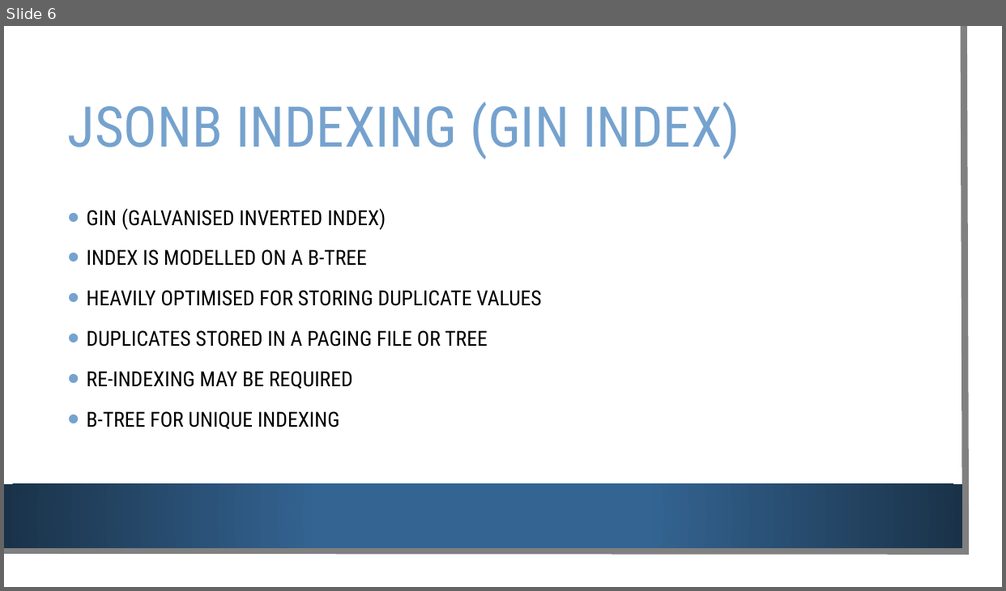
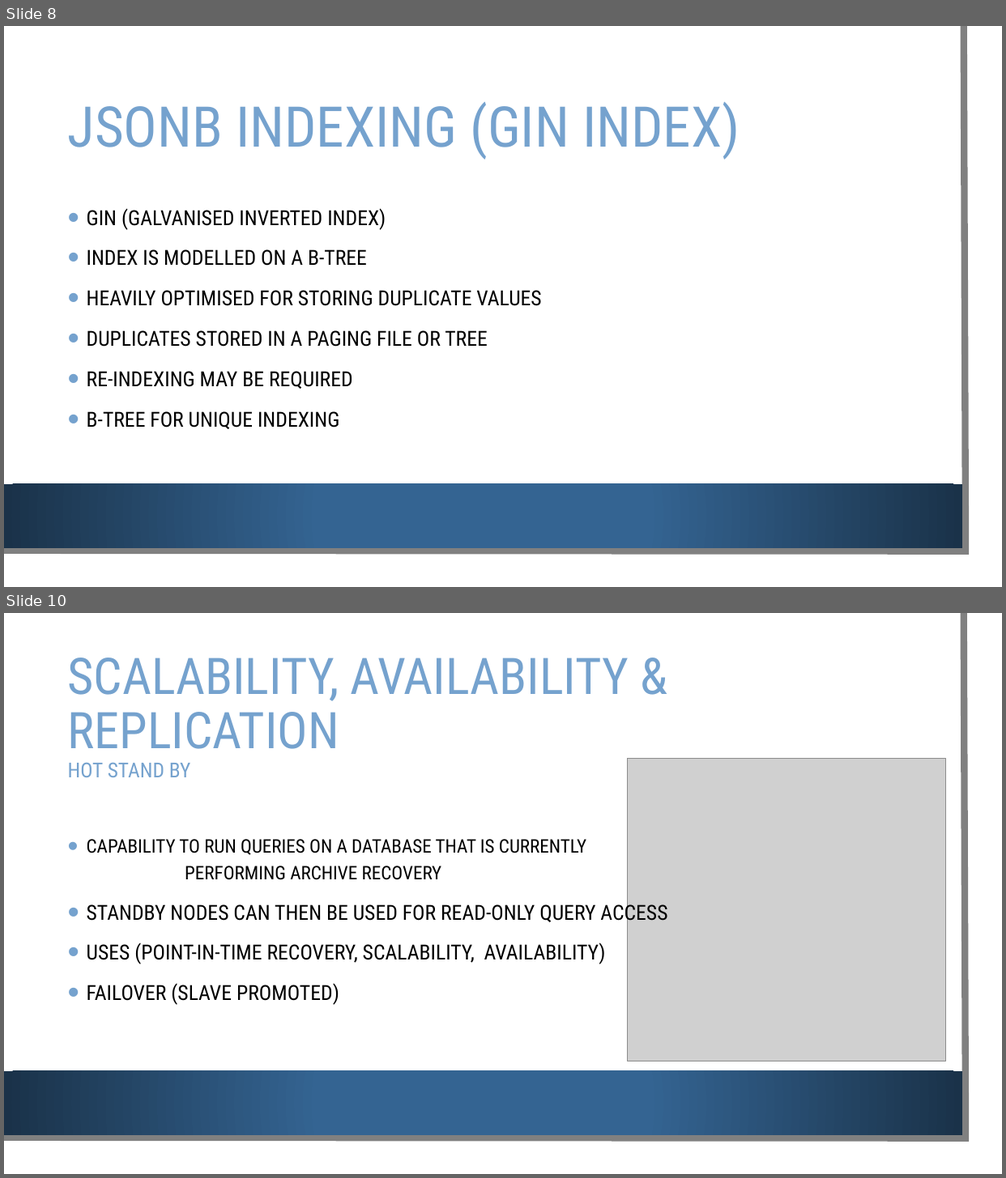
Before and after one commit to Alanmugz/PostGreSQL, a slide deck: PostgreSQL.pptx. Shown one above the other, each under a label of ours: slide 6 before the commit, slides 8 and 10 after it; the slides between them are not shown. The pictures are 1006x591 and 1006x1178 pixels, drawn with LibreOffice and Linux fonts; fonts in the diff are those of the drawing; grey boxes stand for pictures; background and template pictures are left out. Boxes give left, top, right and bottom in pixels: in the first picture for what was removed or moved away, otherwise in the second. Text is boxed around its words. In the diff, an @@ line names an element or a change of style, - is before the commit and + after.

Commit message:
Updated power point

```diff
--- a/PostgreSQL.pptx
+++ b/PostgreSQL.pptx
@@ slide 10 added at (x1=4, y1=613, x2=1002, y2=1174), background picture (left out); not listed: 3 template elements that a slide beside it also shows @@
@@ title added at (x1=68, y1=658, x2=629, y2=777), 48.6 pt, text #75A2CE @@
+SCALABILITY, AVAILABILITY & REPLICATION
+HOT STAND BY
@@ picture added at (x1=627, y1=759, x2=946, y2=1063) @@
@@ text added at (x1=87, y1=839, x2=667, y2=1005), 20 pt, text #000000 @@
+• CAPABILITY TO RUN QUERIES ON A DATABASE THAT IS CURRENTLY PERFORMING ARCHIVE RECOVERY
+• STANDBY NODES CAN THEN BE USED FOR READ-ONLY QUERY ACCESS
+• USES (POINT-IN-TIME RECOVERY, SCALABILITY, AVAILABILITY)
+• FAILOVER (SLAVE PROMOTED)
@@ what was slide 6 is now slide 8 @@
```
Also in this commit, not shown: 5 slides changed, 4 other slides added.
